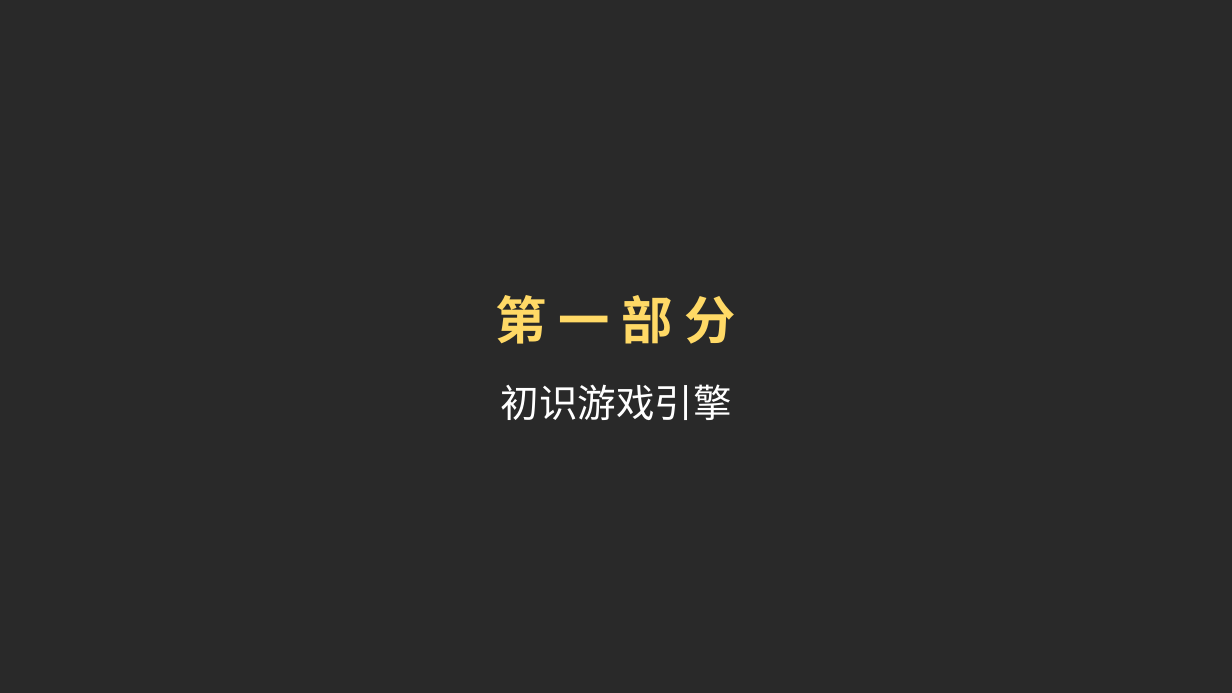
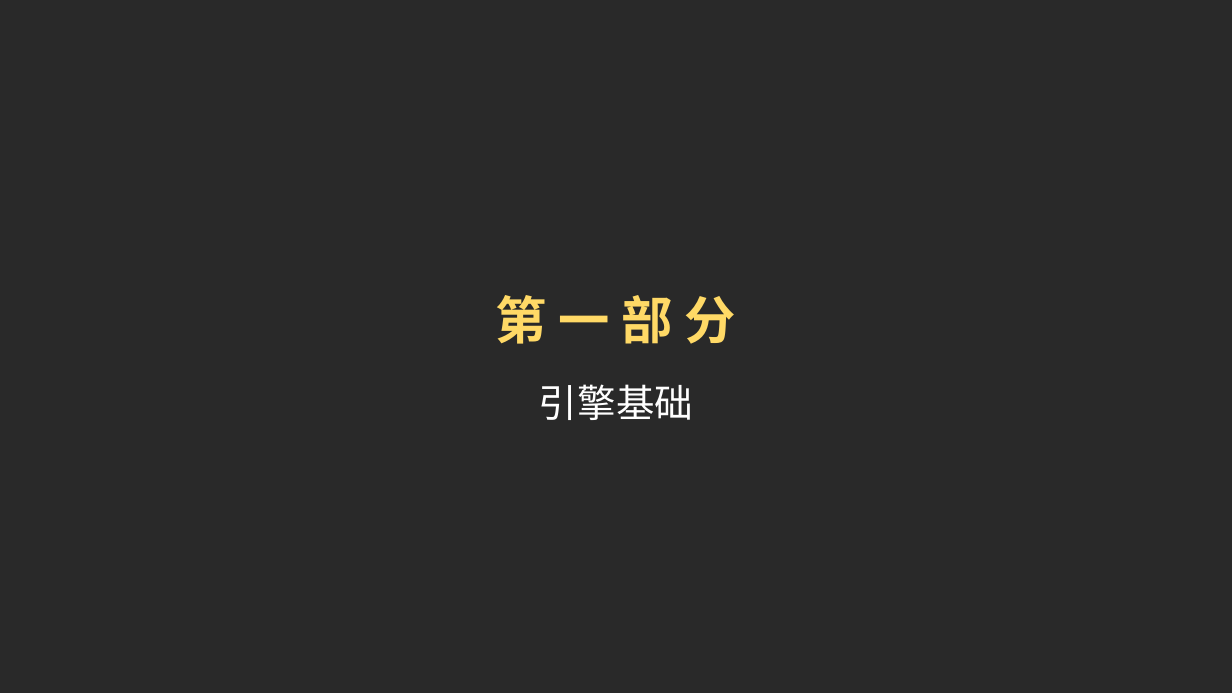
Before and after one commit to doomlover/KSGameEngineTutorials, a slide deck: slide 3 of PPTs/04.引擎基础概念与底层实用系统.pptx. Drawn at 1232x693 pixels with LibreOffice and Linux fonts; fonts in the diff are those of the drawing. Boxes give left, top, right and bottom in pixels: in the first picture for what was removed or moved away, otherwise in the second. Text is boxed around its words. In the diff, an @@ line names an element or a change of style, - is before the commit and + after.

```diff
--- a/PPTs/04.引擎基础概念与底层实用系统.pptx
+++ b/PPTs/04.引擎基础概念与底层实用系统.pptx
@@ text at (x1=539, y1=384, x2=693, y2=420): text changed @@
-初识游戏引擎
+引擎基础
```
Also in this commit, not shown: 4 other slides changed, 24 slides added, 5 slides removed, 1 other file.
